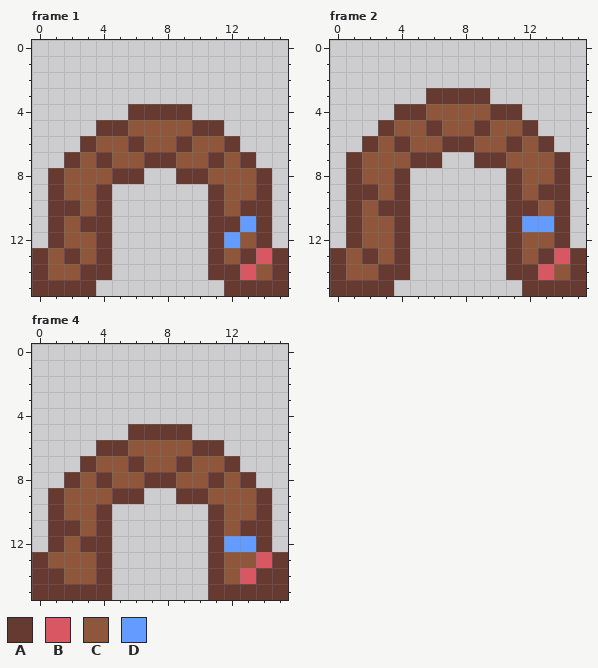
Two states of a pixel-art file, graphics/worm_idle.aseprite. That is the earlier state.
16x16 pixels, 4 frames. Shown: frame 1, frame 2, frame 4. The commit also changed other frames, which this record leaves out.
Palette (. is transparent): A #663931  B #d95763  C #8f563b  D #639bff
Pixels before, frame 1, first column x 0:
 4 ......AAAA......
 5 ....AACCCCAA....
 6 ...ACCACCACCA...
 7 ..ACACCAACCACA..
 8 .ACCCAA..AACCCA.
 9 .ACCA......ACCA.
10 .AACA......ACAA.
11 .ACAA......AADA.
12 .ACCA......ADCA.
13 ACACA......ACABA
14 ACCAA......AABCA
15 AAAA........AAAA
Pixels before, frame 2, first column x 0:
 3 ......AAAA......
 4 ....AACCCCAA....
 5 ...ACCACCACCA...
 6 ..ACACCAACCACA..
 7 .ACCCAA..AACCCA.
 8 .ACCA......ACCA.
 9 .AACA......ACAA.
10 .ACAA......AACA.
11 .ACCA......ADDA.
12 .ACCA......ACCA.
13 ACACA......ACABA
14 ACCAA......AABCA
15 AAAA........AAAA
Pixels before, frame 4, first column x 0:
 5 ......AAAA......
 6 ....AACCCCAA....
 7 ...ACCACCACCA...
 8 ..ACACCAACCACA..
 9 .ACCCAA..AACCCA.
10 .ACCA......ACCA.
11 .AACA......ACAA.
12 .ACAA......ADDA.
13 ACCCA......ACCBA
14 AACCA......ACBAA
15 AAAAA......AAAAA
After:
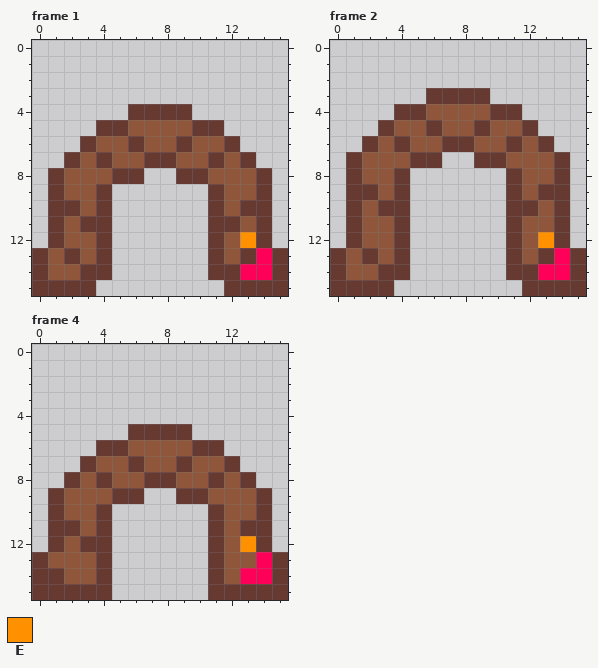
Colours new in this view: E #ff9000
The edit:
{"colour":"B","old":"#d95763","new":"#ff0059"}
{"where": "frame 1"}
{"frame":1,"y":11,"x":13,"old":"D","new":"C"}
{"frame":1,"y":12,"x":12,"old":"DC","new":"CE"}
{"frame":1,"y":14,"x":14,"old":"C","new":"B"}
{"where": "frame 2"}
{"frame":2,"y":11,"x":12,"old":"DD","new":"CC"}
{"frame":2,"y":12,"x":13,"old":"C","new":"E"}
{"frame":2,"y":14,"x":14,"old":"C","new":"B"}
{"where": "frame 4"}
{"frame":4,"y":12,"x":12,"old":"DD","new":"CE"}
{"frame":4,"y":14,"x":14,"old":"A","new":"B"}
